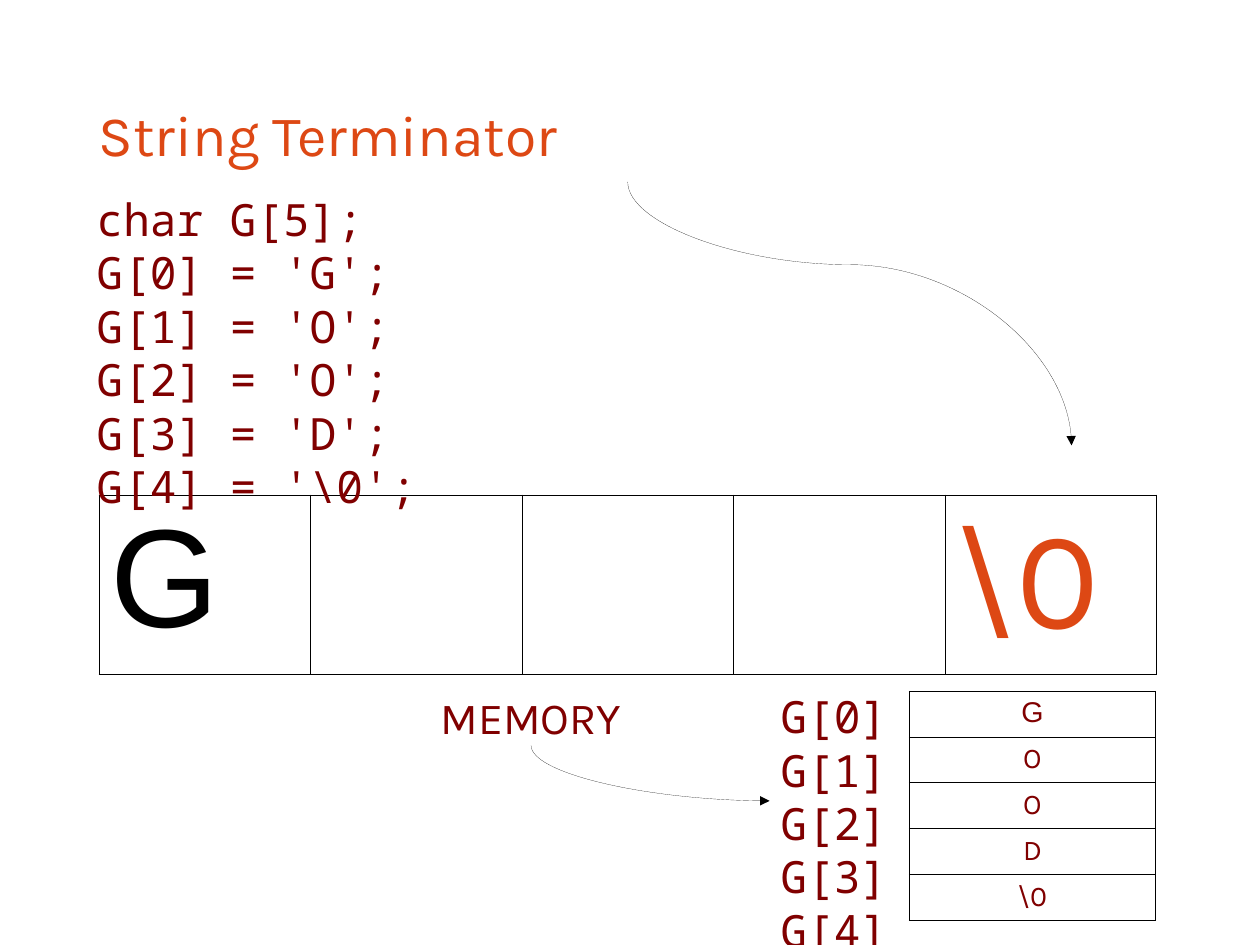
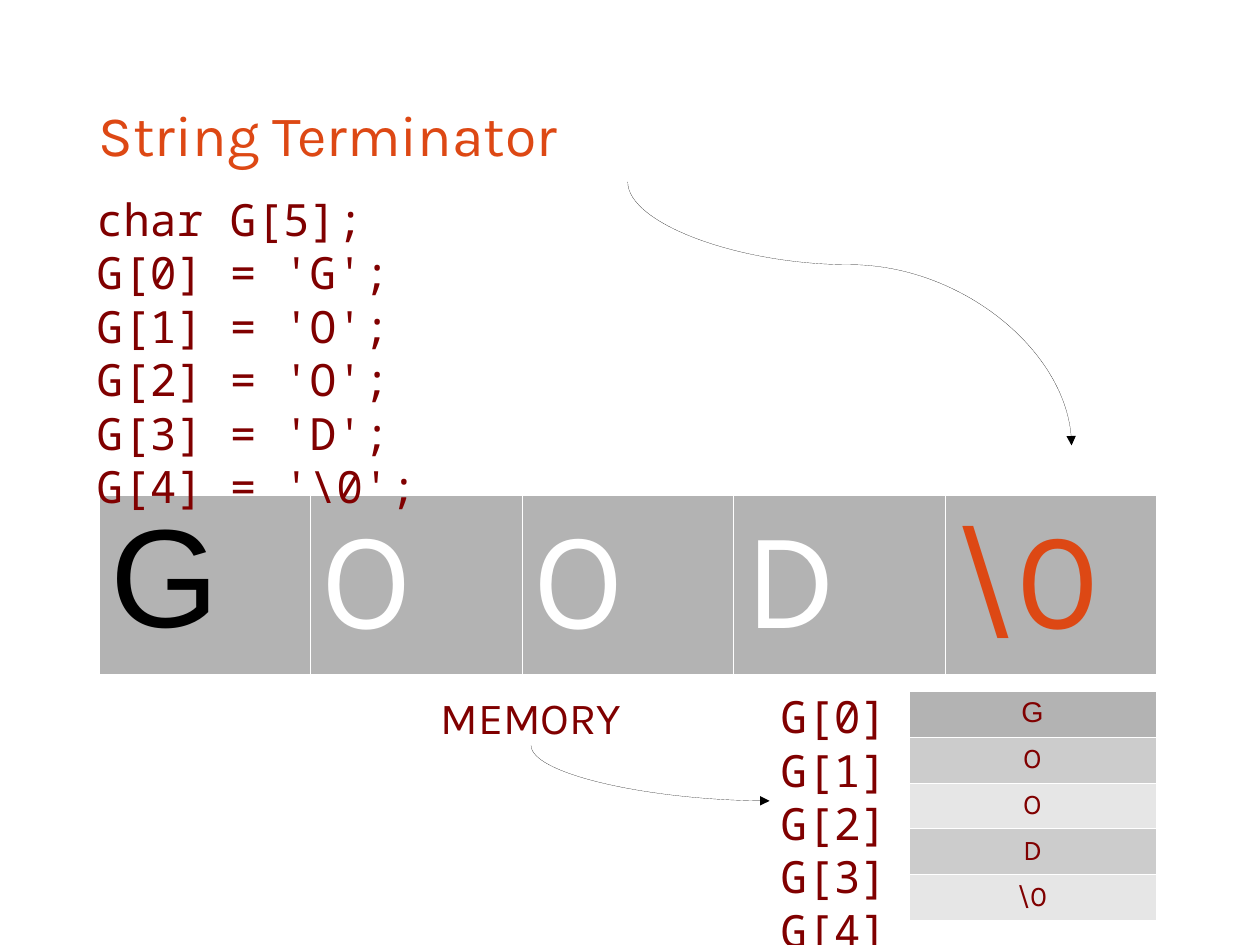
Before and after one commit to bagustris/prokom-tf, a slide deck: slide 7 of slide/prokom4.odp. Drawn at 1260x945 pixels with LibreOffice and Linux fonts; fonts in the diff are those of the drawing. Boxes give left, top, right and bottom in pixels: in the first picture for what was removed or moved away, otherwise in the second. Text is boxed around its words. In the diff, an @@ line names an element or a change of style, - is before the commit and + after.

```diff
--- a/slide/prokom4.odp
+++ b/slide/prokom4.odp
@@ table at bbox=[99, 495, 1157, 667] @@
@@ fill none to #B3B3B3 in row 1 @@
@@ borders changed @@
@@ table at bbox=[910, 692, 1157, 914] @@
@@ fill none to #B3B3B3 in row 1, column 1 @@
@@ fill none to #CCCCCC in 2 cells @@
@@ fill none to #E6E6E6 in 2 cells @@
@@ borders changed @@
```
Also in this commit, not shown: 3 other slides changed, 6 other files.
